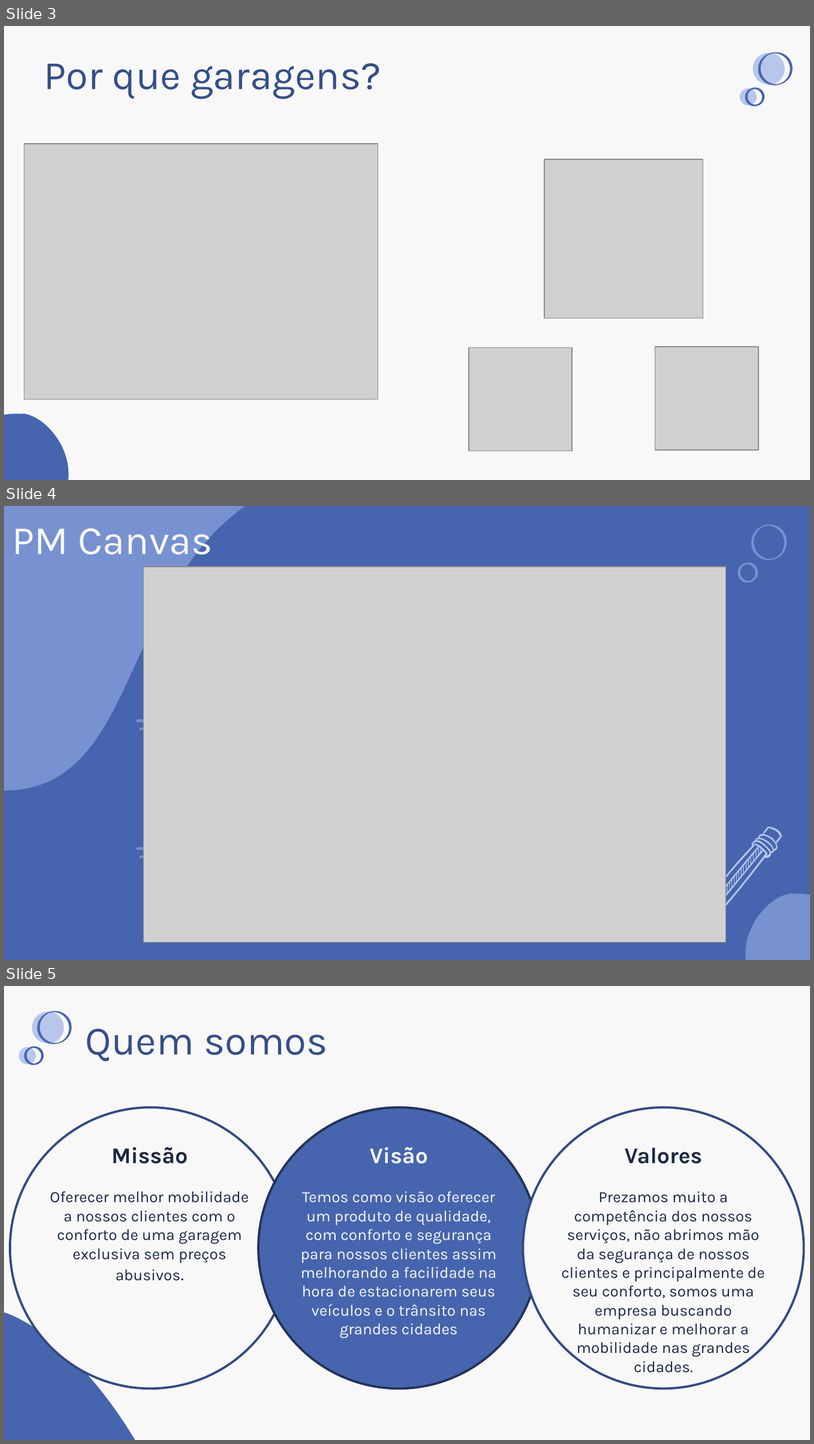
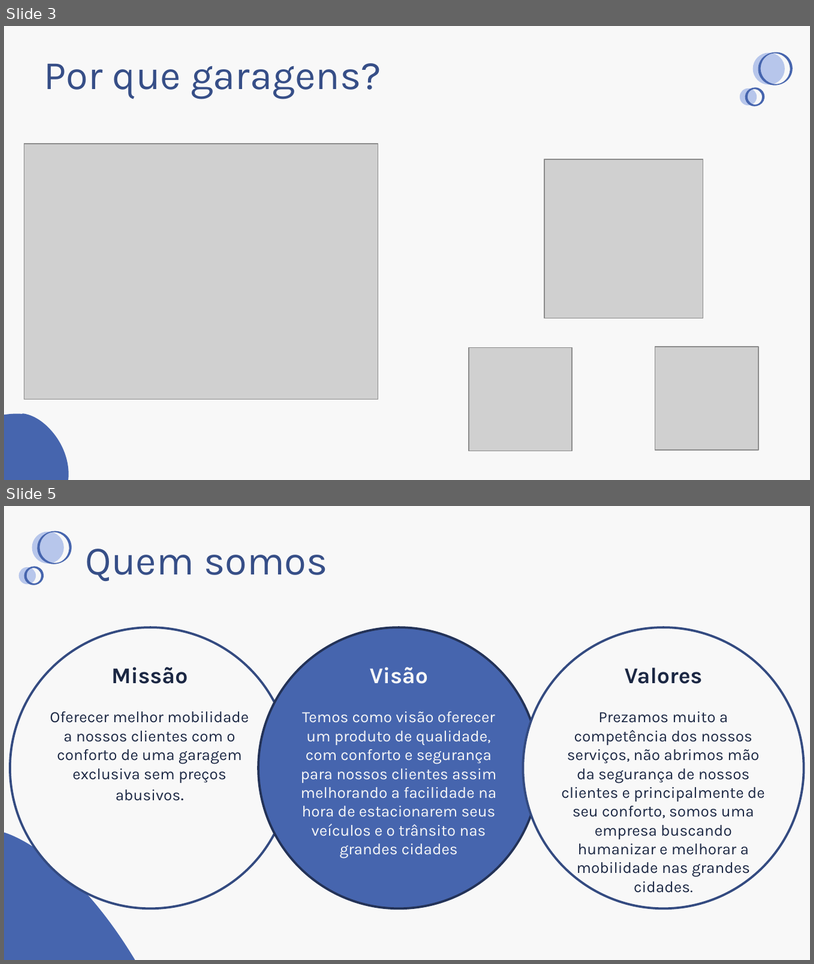
Before and after one commit to BandTec/uRent, a slide deck: documentacao/Apresentacoes/4°Semestre/ApresentacaoSprint1.pptx. Shown one above the other, each under a label of ours: slides 3, 4 and 5 before the commit, slides 3 and 5 after it; the slides between them are not shown. The pictures are 814x1444 and 814x964 pixels, drawn with LibreOffice and Linux fonts; fonts in the diff are those of the drawing; grey boxes stand for pictures. Boxes give left, top, right and bottom in pixels: in the first picture for what was removed or moved away, otherwise in the second. Text is boxed around its words. In the diff, an @@ line names an element or a change of style, - is before the commit and + after.

```diff
--- a/documentacao/Apresentacoes/4°Semestre/ApresentacaoSprint1.pptx
+++ b/documentacao/Apresentacoes/4°Semestre/ApresentacaoSprint1.pptx
@@ slide 4 removed at bbox=[4, 506, 810, 960], background #4665AE @@
@@ freeform shape removed at bbox=[4, 506, 245, 790] @@
@@ title removed at bbox=[12, 528, 213, 564] @@
-PM Canvas
@@ freeform shape removed at bbox=[752, 525, 787, 560] @@
@@ picture removed at bbox=[144, 567, 726, 942] @@
@@ freeform shape removed at bbox=[738, 562, 758, 583] @@
@@ freeform shape removed at bbox=[135, 718, 168, 723] @@
@@ freeform shape removed at bbox=[139, 724, 167, 730] @@
@@ freeform shape removed at bbox=[683, 826, 782, 942] @@
@@ freeform shape removed at bbox=[135, 846, 168, 850] @@
@@ freeform shape removed at bbox=[139, 852, 167, 858] @@
@@ freeform shape removed at bbox=[746, 893, 810, 959] @@
```
Also in this commit, not shown: 1 slide changed, 4 slides added, 3 other slides removed.
